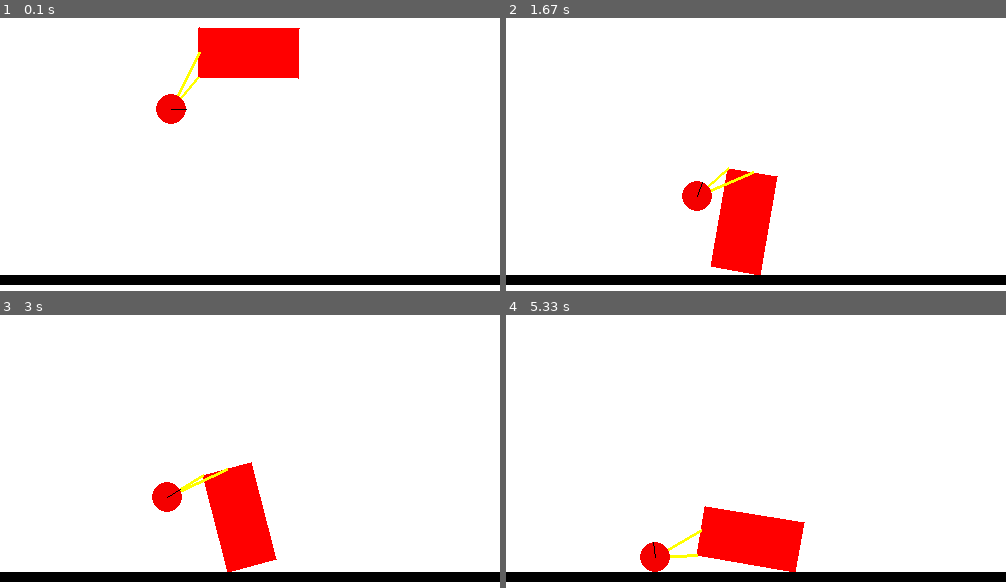
Above: before the commit, frames 1-4 (two rows, left to right).
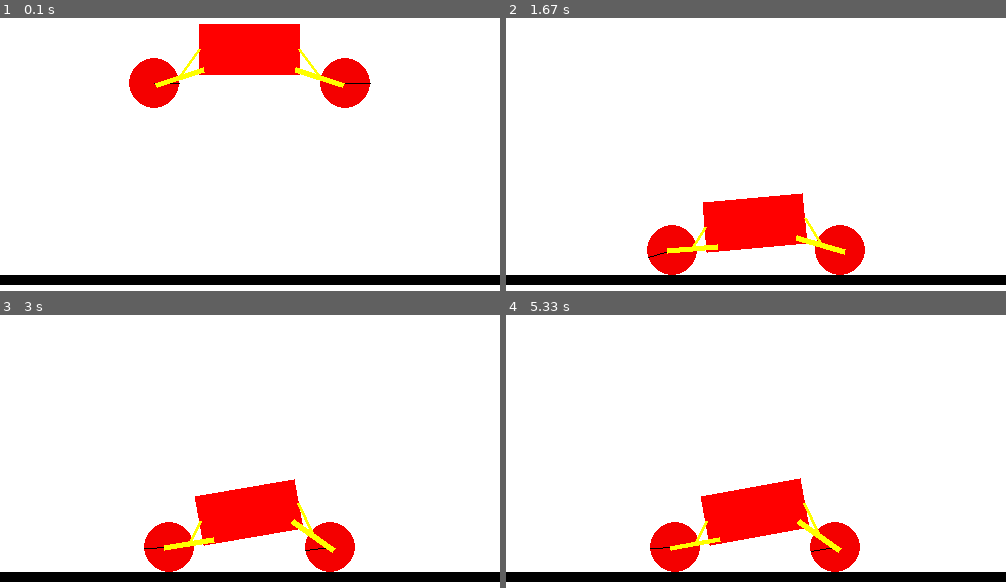
Above: after the commit, the same moments.

Repository: semboko/pygame-sandbox
Game: pygame game, started from main.py
Two runs of this game, one before a commit and one after it. Both use one fixed random seed, a clock stepped at 60 frames per second and the inputs below.
Inputs:
- Up to frame 1 (0.1 s): no input
- Up to frame 2 (1.67 s): no input
- Up to frame 3 (3 s): no input
- Up to frame 4 (5.33 s): no input

The runs differ from the first frame. In frame 1, 4.1% of the frame differs, in the area x 25-75%, y 2-39%; in frame 2, 7.1%; in frame 3, 7.3%, in the area x 28-71%, y 53-95%; in frame 4, 7.1%.

Commit message:
Added suspension

Diff:
--- a/scenes/components/car.py
+++ b/scenes/components/car.py
@@ -7,32 +7,46 @@
 from scenes.components.ball import Ball
 
 
+class Suspension:
+    def __init__(self, car_body: pymunk.Body, car_width: int, car_height: int, cf: pymunk.ShapeFilter, side: int, space: pymunk.Space):
+        car_x, car_y = car_body.position
+        arm_width, arm_height = car_width//2, 5
+        self.arm = Rect(
+            int(car_x + (car_width / 2 + arm_width / 2) * side),
+            int(car_y - car_height / 2 + arm_height / 2),
+            arm_width, arm_height, space, (255, 255, 0))
+        self.arm.shape.filter = cf
+        space.add(pymunk.PivotJoint(
+            car_body,
+            self.arm.body,
+            ((car_width/2 - arm_height) * side, (-car_height/2 + arm_height)),
+            (side * (-arm_width/2 + arm_height), 0)
+        ))
+        arm_x, arm_y = self.arm.body.position
+        self.wheel = Ball(arm_x + (arm_width / 2 + arm_height) * side, arm_y, arm_width // 2, space)
+        self.wheel.shape.filter = cf
+        space.add(pymunk.PivotJoint(self.arm.body, self.wheel.body, ((arm_width / 2 - arm_height) * side, 0), (0, 0)))
+        self.spring = pymunk.DampedSpring(car_body, self.arm.body, ((car_width/2) * side, 0), (0, 0), 5, -44000, 10)
+        space.add(self.spring)
+        angle_limit = (0, .8) if side == -1 else (-.8, 0)
+        space.add(pymunk.RotaryLimitJoint(car_body, self.arm.body, *angle_limit))
+
+    def render(self, display: Surface):
+        self.wheel.render(display)
+        self.arm.render(display)
+        PJ(self.spring).render(display)
+
+
 class Car:
     def __init__(self, x: int, y: int, width: int, height: int, space: pymunk.Space) -> None:
         self.cf = pymunk.ShapeFilter(group=0b1)
         self.car_body = Rect(x, y, width, height, space)
         self.car_body.body.mass = 500
         self.car_body.shape.filter = self.cf
-        self.add_rear_suspension(x, y, width, height, space)
-
-    def add_rear_suspension(self, x, y, width, height, space: pymunk.Space):
-        self.rear_sleeve = Ball(x - 5 * width / 6, y - height, 5, space)
-        self.rear_joint = pymunk.PinJoint(self.car_body.body, self.rear_sleeve.body, (-width//2, -height//2), (0, 0))
-        self.rear_spring = pymunk.DampedSpring(
-            self.car_body.body, self.rear_sleeve.body, (-width/2, 0), (0, 0), 5, -10000, 10
-        )
-        self.rear_wheel = Ball(*self.rear_sleeve.body.position, 15, space)
-        self.rear_wheel.body.mass = 100
-        self.rear_wheel_attachment = pymunk.PivotJoint(self.rear_sleeve.body, self.rear_wheel.body, (0, 0), (0, 0))
-        # self.rear_limit = pymunk.SlideJoint(self.car_body.body, self.rear_sleeve.body, (-width/2, -height/2), (0, 0), height, height+50)
-        space.add(self.rear_joint, self.rear_spring, self.rear_wheel_attachment)
-        self.rear_wheel.shape.filter = self.cf
-        self.rear_sleeve.shape.filter = self.cf
+        self.front_suspension = Suspension(self.car_body.body, width, height, self.cf, 1, space)
+        self.rear_suspension = Suspension(self.car_body.body, width, height, self.cf, -1, space)
 
     def render(self, display: Surface) -> None:
         self.car_body.render(display)
-        self.rear_sleeve.render(display)
-        PJ(self.rear_joint).render(display)
-        PJ(self.rear_spring).render(display)
-        PJ(self.rear_wheel_attachment).render(display)
-        self.rear_wheel.render(display)
+        self.front_suspension.render(display)
+        self.rear_suspension.render(display)
--- a/scenes/components/rect.py
+++ b/scenes/components/rect.py
@@ -2,10 +2,12 @@
 import pymunk
 import pygame
 from scenes.utils import convert
+from typing import Tuple
 
 
 class Rect:
-    def __init__(self, x: int, y: int, width: int, height: int, space: pymunk.Space) -> None:
+    def __init__(self, x: int, y: int, width: int, height: int, space: pymunk.Space, color: Tuple[int, int, int] = (255, 0, 0)) -> None:
+        self.color = color
         self.body = pymunk.Body()
         self.body.position = x, y
         verts = (
@@ -24,4 +26,4 @@
             convert(self.body.local_to_world(v), h)
             for v in self.shape.get_vertices()
         ]
-        pygame.draw.polygon(display, (255, 0, 0), verts)
+        pygame.draw.polygon(display, self.color, verts)
